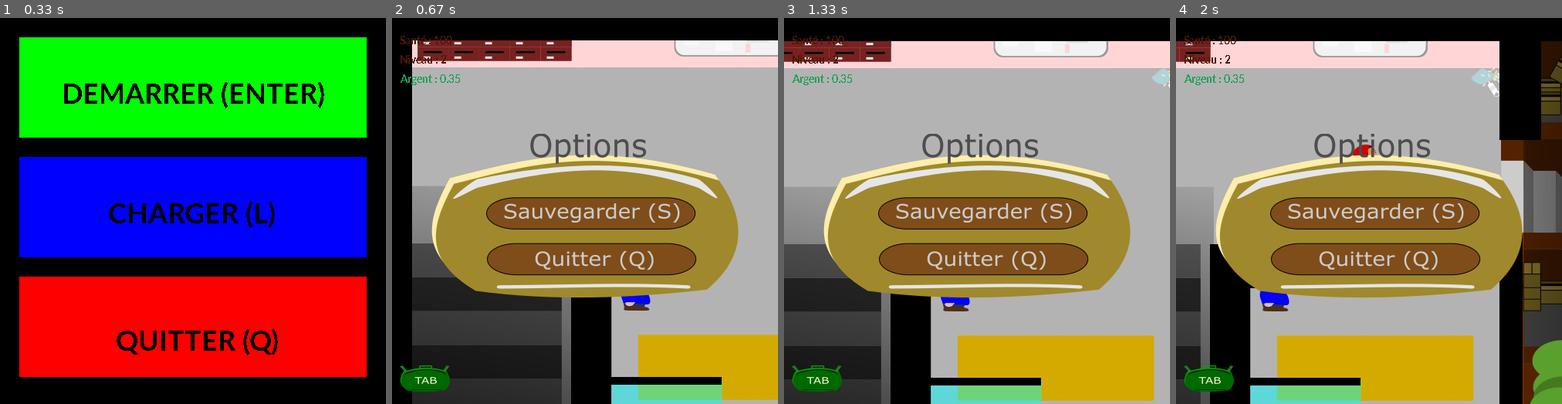
Above: before the commit, frames 1-4 (left to right).
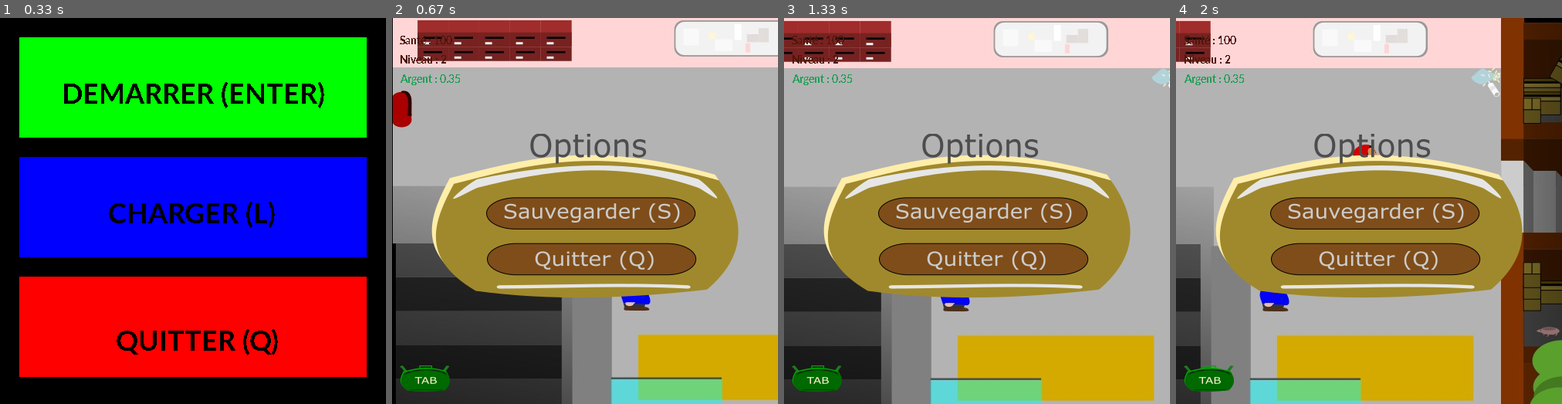
Above: after the commit, the same moments.

Repository: BastienChicot/GusGame
Game: pygame game, started from GusOut.py
Same seed, same stepped clock (60 frames per second), same inputs: the game is played once before the commit and once after it.
Inputs:
- Up to frame 1 (0.33 s): no input
- Up to frame 2 (0.67 s): tap L at 0.33 s
- Up to frame 3 (1.33 s): hold Right 0.67-1.13 s; hold Up from 1.17 s (still down)
- Up to frame 4 (2 s): release Up at 1.47 s; hold Right 1.5-1.97 s

Frame 1 is identical in both runs. In frame 2, 13% of the frame differs, in the area x 0-100%, y 0-100%; in frame 3, 9.4%; in frame 4, 15%.

Commit message:
animation rat

Diff:
--- a/Level/Levels.py
+++ b/Level/Levels.py
@@ -30,6 +30,11 @@
 class wall(pygame.Rect):
     def __init__(self,x,y,largeur,hauteur,rel_x,rel_y):
         pygame.Rect.__init__(self,x+rel_x,y+rel_y,largeur,hauteur)
+
+class pnj():
+    def __init__(self,speed,side,x_start,y_start):
+        super().__init__()
+        self.speed = speed
 
 def level_1(gameDisplay,screen_x,screen_y):
 
@@ -351,11 +356,32 @@
     mur6 = wall(282,275,57,75,screen_x,screen_y)
     mur7 = wall(275,466,151,10,screen_x,screen_y)
 
-    liste_mur = [mur0,mur1,mur2,mur3,mur4,mur5,mur6,mur7
-                  ]
-    gameDisplay.blit(fond, (screen_x,screen_y))
-
-    for mur in liste_mur:
-        pygame.draw.rect(gameDisplay,black,mur)
-
-    return(liste_mur)
+    #CAVE
+    mur8 = wall(635,135,170,52,screen_x,screen_y)
+    mur9 = wall(635,278,178,63,screen_x,screen_y)
+    mur10 = wall(635,10,305,61,screen_x,screen_y)
+    mur11 = wall(635,70,53,70,screen_x,screen_y)
+    mur12 = wall(888,0,55,390,screen_x,screen_y)
+    mur13 = wall(872,390,68,164,screen_x,screen_y)
+    mur14 = wall(635,415,320,63,screen_x,screen_y)
+
+    #EXT
+    mur15 = wall(644,478,300,37,screen_x,screen_y)
+    mur16 = wall(688,516,264,52,screen_x,screen_y)
+    mur19 = wall(775,560,120,22,screen_x,screen_y)
+
+    #limites
+    mur17 = wall(0,700,1000,7,screen_x,screen_y)
+    mur18 = wall(999,0,10,708,screen_x,screen_y)
+
+    liste_mur = [mur0,mur1,mur2,mur3,mur4,mur5,mur6,mur7,
+                 mur8,mur9,mur10,mur11,mur12,mur13,mur14,
+                 mur15,mur16,mur17,mur18,mur19
+                  ]
+
+    for mur in liste_mur:
+        pygame.draw.rect(gameDisplay,black,mur)
+
+    gameDisplay.blit(fond, (screen_x,screen_y))
+
+    return(liste_mur)
--- a/Story/Fonctions.py
+++ b/Story/Fonctions.py
@@ -16,12 +16,6 @@
 
         if rect_gugus.colliderect(objet):
 
-    # index = rect_gugus.collidelist(liste_objet)
-
-    # if index >= 0 :
-
-    #     objet = liste_objet[index]
-
             if abs (objet.top - rect_gugus.bottom) <= 10 and y_change >= speed:
                 y_change = 0
                 rel_y = 0
@@ -42,6 +36,36 @@
             rel_y = rel_y
 
     return(x_change,y_change,rel_x,rel_y)
+
+def collisions_pnj (liste_objet,rect_gugus,x_change,y_change,side):
+
+    for objet in liste_objet :
+
+        if rect_gugus.colliderect(objet):
+
+            if abs (objet.top - rect_gugus.bottom) <= 10:
+                y_change = 0
+
+            if abs (objet.bottom - rect_gugus.top) <= 10:
+                y_change = 0
+
+            if abs (objet.left - rect_gugus.right) <= 10:
+                x_change = 0
+
+            if abs (objet.right - rect_gugus.left) <= 10:
+                x_change = 0
+
+        else:
+            x_change = x_change
+            y_change = y_change
+
+    if side == "left" and x_change == 0:
+        side = "right"
+
+    elif side == "right" and x_change == 0:
+        side = "left"
+
+    return(x_change,y_change,side)
 
 
 class sac_a_dos():
@@ -80,6 +104,11 @@
     def iter_objects(self):
         return (self.__dict__)
 
+class pnj():
+    def __init__(self):
+        super().__init__()
+        self.walkdown = photo_walkdown
+
 def find_something(find,action,screen,objet_find):
 
     pygame.font.init()
--- a/Story/histoire.py
+++ b/Story/histoire.py
@@ -645,7 +645,12 @@
     x_change = 0
     y_change = 0
     gugus = gugus_face
-
+    rat_side = "left"
+    move_rat_y = 0
+
+    test_x = 820
+    rat_left = pygame.image.load('bank/pnj/rat_g.png')
+    rat_right = pygame.image.load('bank/pnj/rat_d.png')
     #INTERACTIONS
 
 
@@ -666,8 +671,19 @@
         elif frame_count > 15:
             a=1
 
+
+        if rat_side == "left":
+            rat=rat_left
+            move_rat_x =  -1
+        elif rat_side == "right":
+            rat=rat_right
+            move_rat_x = 1
+        test_x += move_rat_x
+        x_rat = test_x + screen_x
+        y_rat = 400 + screen_y
         liste_mur = level_2(screen,screen_x,screen_y)
         rect_gugus = gugus.get_rect()
+        rect_rat = rat.get_rect()
 
         for event in pygame.event.get():
             if event.type == pygame.QUIT:
@@ -764,7 +780,11 @@
 
         rect_gugus.topleft = (x,y)
 
+        rect_rat.topleft = (x_rat,y_rat)
+
         x_change,y_change,rel_x,rel_y = collisions(liste_mur,rect_gugus,x_change,y_change,speed_move,rel_x,rel_y)
+
+        move_rat_x,move_rat_y,rat_side = collisions_pnj(liste_mur,rect_rat,move_rat_x,move_rat_y,rat_side)
 
         screen_x += rel_x
         screen_y += rel_y
@@ -807,6 +827,7 @@
             action.click = False
 
         screen.blit(gugus, rect_gugus)
+        screen.blit(rat, rect_rat)
 
         pv = Gus_font.render("Santé : " + str(Gus.pv), False, (78, 22, 9))
         argent = Gus_font.render("Argent : " + str(Gus.money), False, (31, 160, 85))
@@ -826,6 +847,7 @@
         if Gus.pv == 0:
             game_over(screen)
 
+        print(x_rat,rat_side)
         pygame.display.update()
 
         clock.tick(100)
Binary file changed: Story/saves/Gus.pkl
Binary file added: bank/pnj/rat_d.png
Binary file added: bank/pnj/rat_g.png
